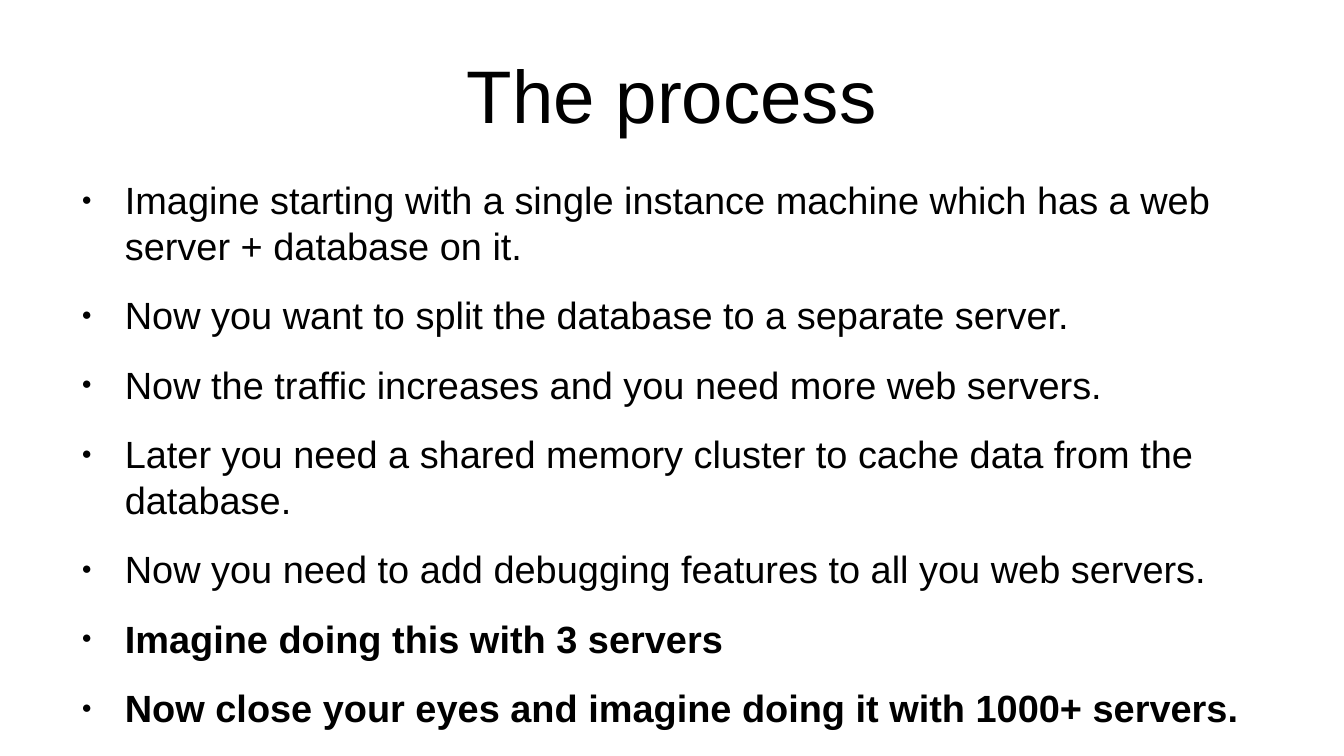
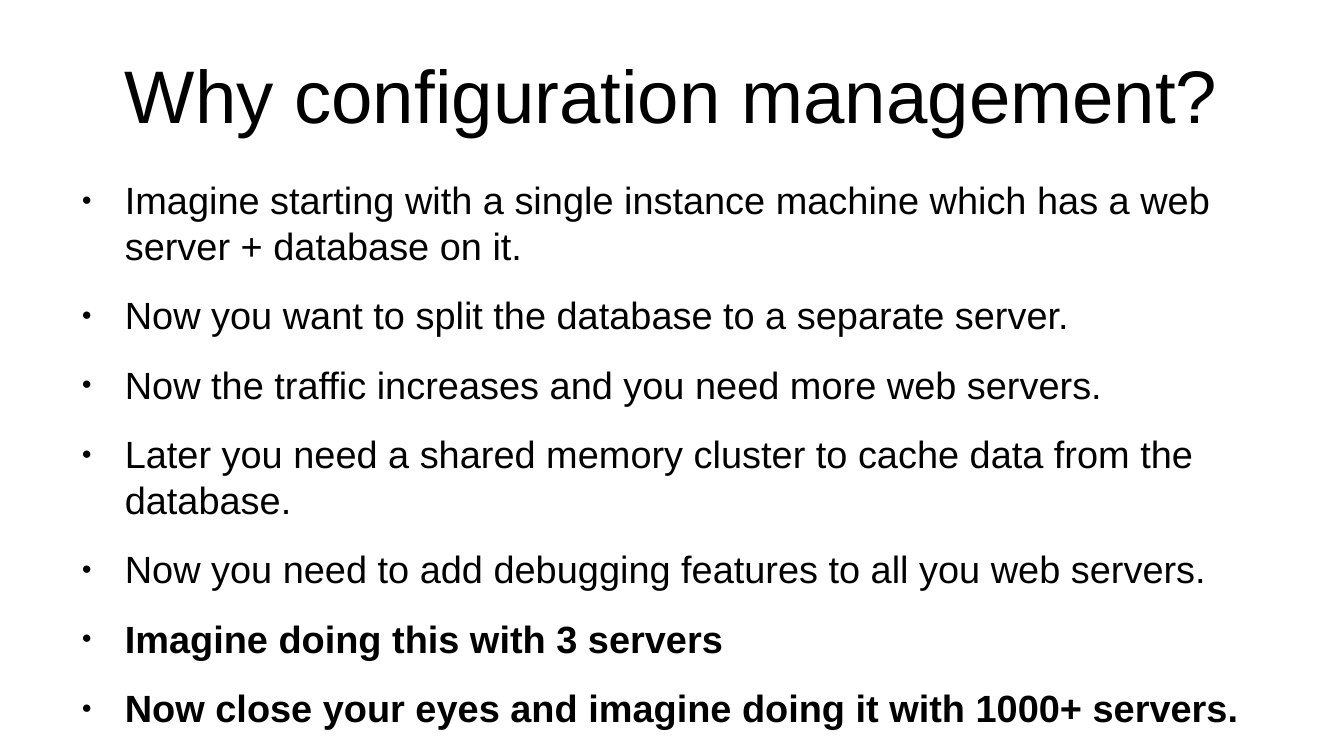
Before and after one commit to veltzer/teaching-puppet, a slide deck: slide 4 of slides.odp. Drawn at 1344x756 pixels with LibreOffice and Linux fonts; fonts in the diff are those of the drawing. Boxes give left, top, right and bottom in pixels: in the first picture for what was removed or moved away, otherwise in the second. Text is boxed around its words. In the diff, an @@ line names an element or a change of style, - is before the commit and + after.

```diff
--- a/slides.odp
+++ b/slides.odp
@@ title at (125,69,1217,137): text changed @@
-The process
+Why configuration management?
```
Also in this commit, not shown: 4 other slides changed, 2 slides added.
